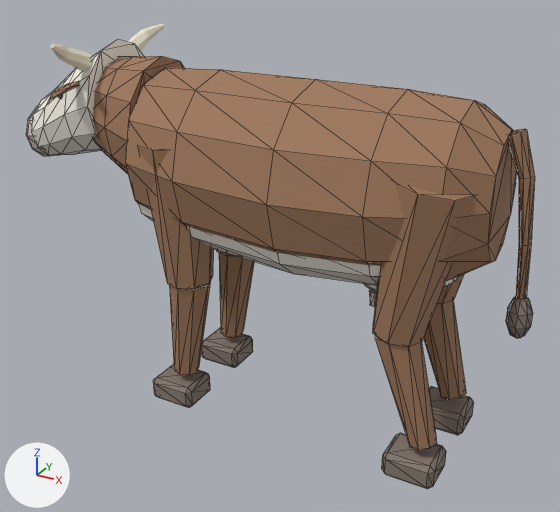
A saved change to the glTF model deliverables/marked-models-trial/cow.glb.
Before and after are seen from a camera (50 mm lens) standing at (0.429, -0.872, 0.671) and looking at (-0.054, 0.006, 0.233). Every picture has the same lights, and +X, +Y and +Z are marked at lower left. The picture after the commit comes second. Mesh edges are drawn as thin lines on the coarser meshes. Where no turn or scale is listed for an object, it has been applied to the vertices. Vertices at exactly the same position are counted once.

The older version as bpy lines, for what is in view:
```python
me_barrel_mesh = bpy.data.meshes.new('Barrel_Mesh')
me_barrel_mesh.from_pydata(...)  # 84 vertices, 164 faces; spans x -0.27..0.245, y -0.125..0.125, z 0.235..0.485
me_barrel_mesh.materials.append(mat_coat)  # brown #9f785c
me_belly_mesh = bpy.data.meshes.new('Belly_Mesh')
me_belly_mesh.from_pydata(...)  # 60 vertices, 116 faces; spans x -0.23..0.2, y -0.108..0.108, z 0.23..0.401
me_belly_mesh.materials.append(mat_white)  # white #f4efe4
me_cube_002 = bpy.data.meshes.new('Cube.002')
me_cube_002.from_pydata(...)  # 24 vertices, 44 faces; spans x -0.0351..0.0351, y -0.0304..0.0304, z -0.018..0.018
me_cube_002.materials.append(mat_hoof)  # grey #857870
me_neck_mesh = bpy.data.meshes.new('Neck_Mesh')
me_neck_mesh.from_pydata(...)  # 36 vertices, 68 faces; spans x -0.325..-0.235, y -0.085..0.085, z 0.295..0.495
me_neck_mesh.materials.append(mat_coat)  # brown #9f785c
ob_barrel = bpy.data.objects.new('Barrel', me_barrel_mesh)
ob_barrel.location = (0.0, 0.0, 0.0)
ob_belly = bpy.data.objects.new('Belly', me_belly_mesh)
ob_belly.location = (0.0, 0.0, 0.0)
ob_forer_hoof = bpy.data.objects.new('foreR_Hoof', me_cube_002)
ob_forer_hoof.location = (-0.185, 0.064, 0.018)
ob_neck_1 = bpy.data.objects.new('Neck', me_neck_mesh)
ob_neck_1.location = (0.0, 0.0, 0.0)
# also in view: 'foreL_Upper' at (-0.17, -0.064, 0.3); 'foreL_Hoof' at (-0.185, -0.064, 0.018); 'head_ivory' at (-0.345, 0.0, 0.48); 'foreL_Shin' at (-0.162, -0.064, 0.126); 'Tail' at (0.263, 0.0, 0.352)
```
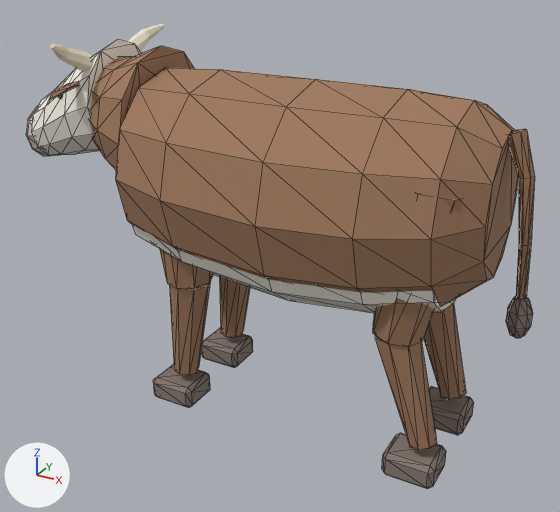
Pixel boxes [x1, y1, x2, y2] of what changed, in the pictures (560 x 512 px):
```json
{"object": "Barrel", "change": "reshaped", "before": [125, 68, 517, 281], "after": [115, 68, 518, 307], "on screen": "12% taller"}
{"object": "Belly", "change": "moved, rescaled", "before": [139, 204, 458, 286], "after": [132, 224, 456, 313], "on screen": "8% taller"}
{"object": "Neck", "change": "reshaped", "before": [93, 56, 184, 174], "after": [89, 46, 195, 170]}
{"object": "hindL_Upper", "change": "unchanged, covered by the edit", "before": [373, 182, 475, 347], "after": [373, 194, 461, 347]}
{"object": "foreL_Upper", "change": "unchanged, covered by the edit", "before": [137, 145, 213, 289], "after": [159, 248, 213, 289]}
```

Scene script edits in JSON lines:
```json
{"block": "me_barrel_mesh", "where": "# used by ob_barrel; location = (0.0, 0.0, 0.0)"}
{"op": "remove", "block": "me_barrel_mesh", "code": "me_barrel_mesh.from_pydata(...)  # 84 vertices, 164 faces; spans x -0.27..0.245, y -0.125..0.125, z 0.235..0.485"}
{"op": "add", "block": "me_barrel_mesh", "code": "me_barrel_mesh.from_pydata(...)  # 84 vertices, 164 faces; spans x -0.27..0.245, y -0.153..0.153, z 0.2..0.485"}
{"block": "me_barrel_mesh", "change": "me_barrel_mesh part 1: 77 of 84 vertices moved; they spanned x -0.27..0.245, y -0.125..0.125, z 0.235..0.469 and now span x -0.27..0.245, y -0.153..0.153, z 0.2..0.467; mean shift (0.0, 0.0, -0.016); largest move (0.0, -0.108, 0.298) -> (0.0, -0.132, 0.271)"}
{"block": "me_belly_mesh", "where": "# used by ob_belly; location = (0.0, 0.0, 0.0)"}
{"op": "remove", "block": "me_belly_mesh", "code": "me_belly_mesh.from_pydata(...)  # 60 vertices, 116 faces; spans x -0.23..0.2, y -0.108..0.108, z 0.23..0.401"}
{"op": "add", "block": "me_belly_mesh", "code": "me_belly_mesh.from_pydata(...)  # 60 vertices, 116 faces; spans x -0.23..0.2, y -0.131..0.131, z 0.194..0.39"}
{"block": "me_belly_mesh", "change": "me_belly_mesh part 2: the whole mesh is scaled about its middle by (1, 1.22, 1.14), then moved by (0.0, 0.0, -0.023)"}
{"block": "me_neck_mesh", "where": "# used by ob_neck_1; location = (0.0, 0.0, 0.0)"}
{"op": "remove", "block": "me_neck_mesh", "code": "me_neck_mesh.from_pydata(...)  # 36 vertices, 68 faces; spans x -0.325..-0.235, y -0.085..0.085, z 0.295..0.495"}
{"op": "add", "block": "me_neck_mesh", "code": "me_neck_mesh.from_pydata(...)  # 36 vertices, 68 faces; spans x -0.325..-0.235, y -0.104..0.104, z 0.281..0.509"}
{"block": "me_neck_mesh", "change": "me_neck_mesh part 3: 22 of 36 vertices moved; they spanned x -0.285..-0.235, y -0.085..0.085, z 0.295..0.495 and now span x -0.285..-0.235, y -0.104..0.104, z 0.281..0.509; mean shift (0.0, 0.0, 0.0); largest move (-0.235, 0.085, 0.395) -> (-0.235, 0.104, 0.395)"}
```
